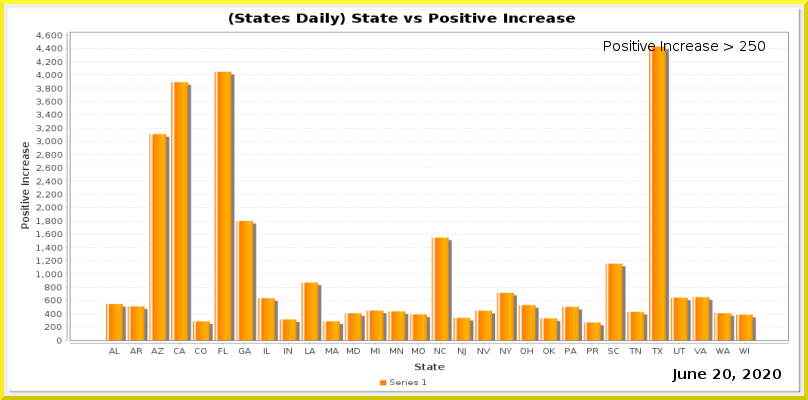
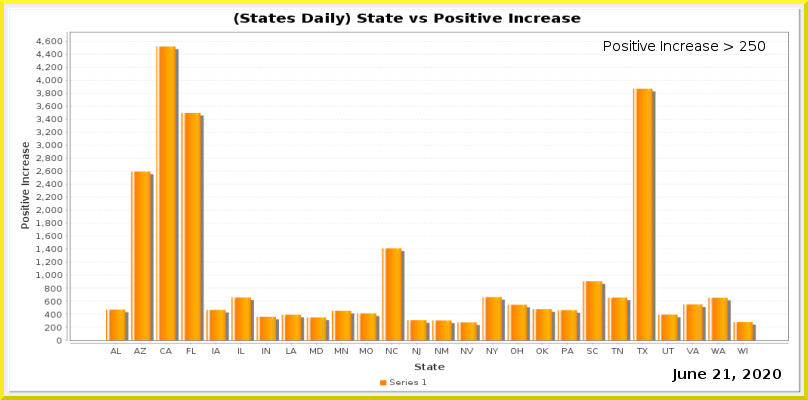
Two versions of the same layered image (808x400). Layer-by-layer changes:
painted on "Current Date" over (723, 369, 731, 379)
painted on "Date_vs_TestIncrease.png" over (36, 12, 789, 356)
